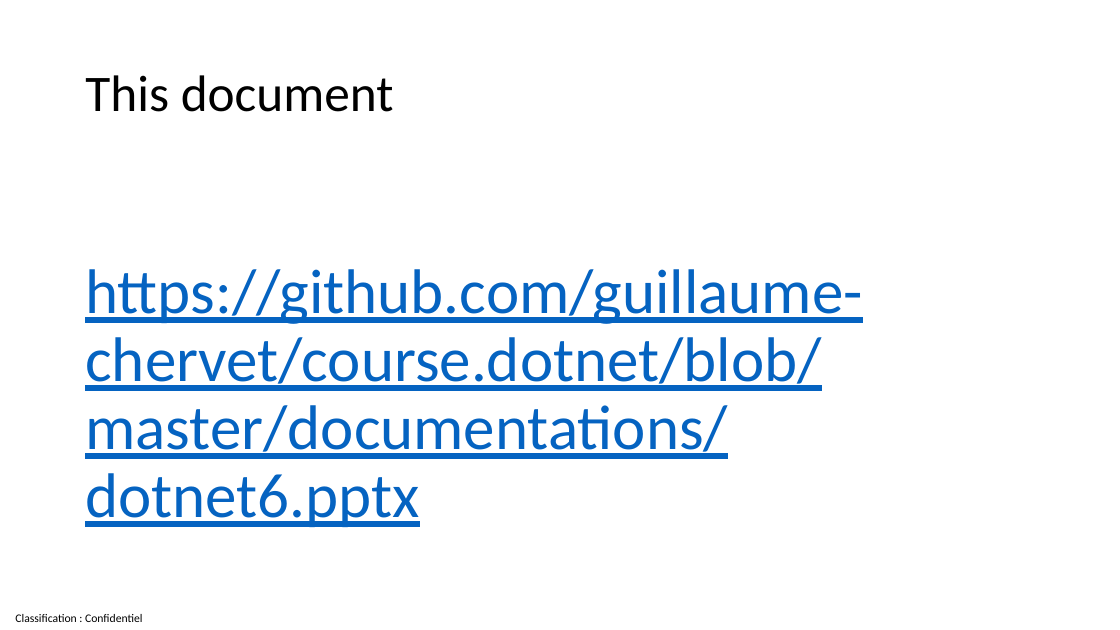
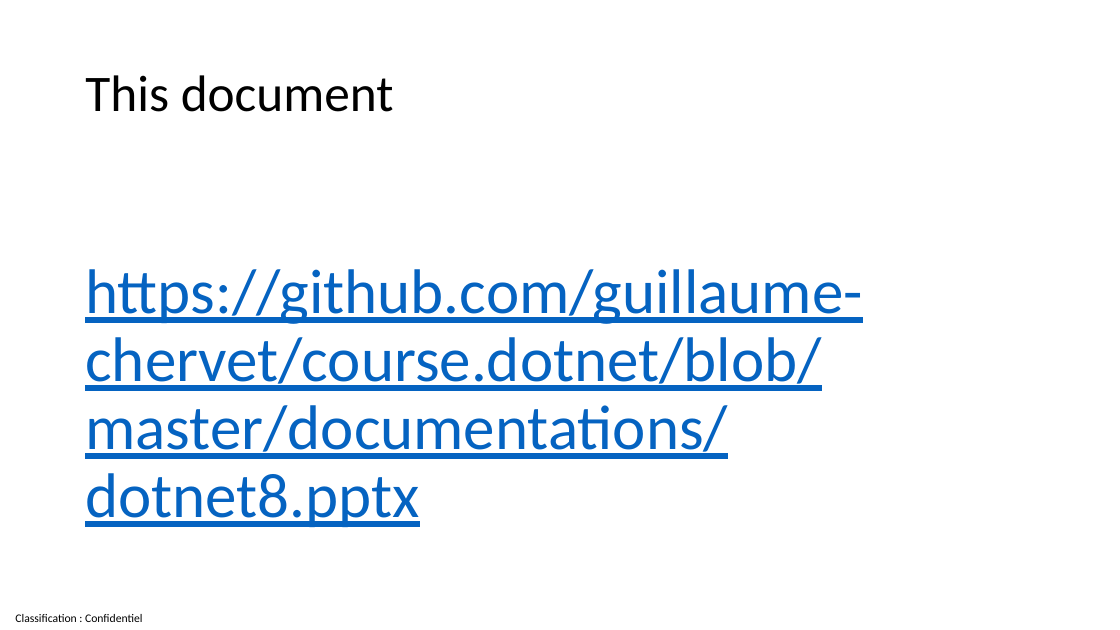
Before and after one commit to guillaume-chervet/course.dotnet, a slide deck: slide 5 of documentations/dotnet8.pptx. Drawn at 1120x630 pixels with LibreOffice and Linux fonts; fonts in the diff are those of the drawing. Boxes give left, top, right and bottom in pixels: in the first picture for what was removed or moved away, otherwise in the second. Text is boxed around its words. In the diff, an @@ line names an element or a change of style, - is before the commit and + after.

Commit message:
update dotnet 8

```diff
--- a/documentations/dotnet8.pptx
+++ b/documentations/dotnet8.pptx
@@ text at (x1=85, y1=269, x2=862, y2=527): text changed @@
-https://github.com/guillaume-chervet/course.dotnet/blob/master/documentations/dotnet6.pptx
+https://github.com/guillaume-chervet/course.dotnet/blob/master/documentations/dotnet8.pptx
```
Also in this commit, not shown: 6 other slides changed, 1 slide added.
